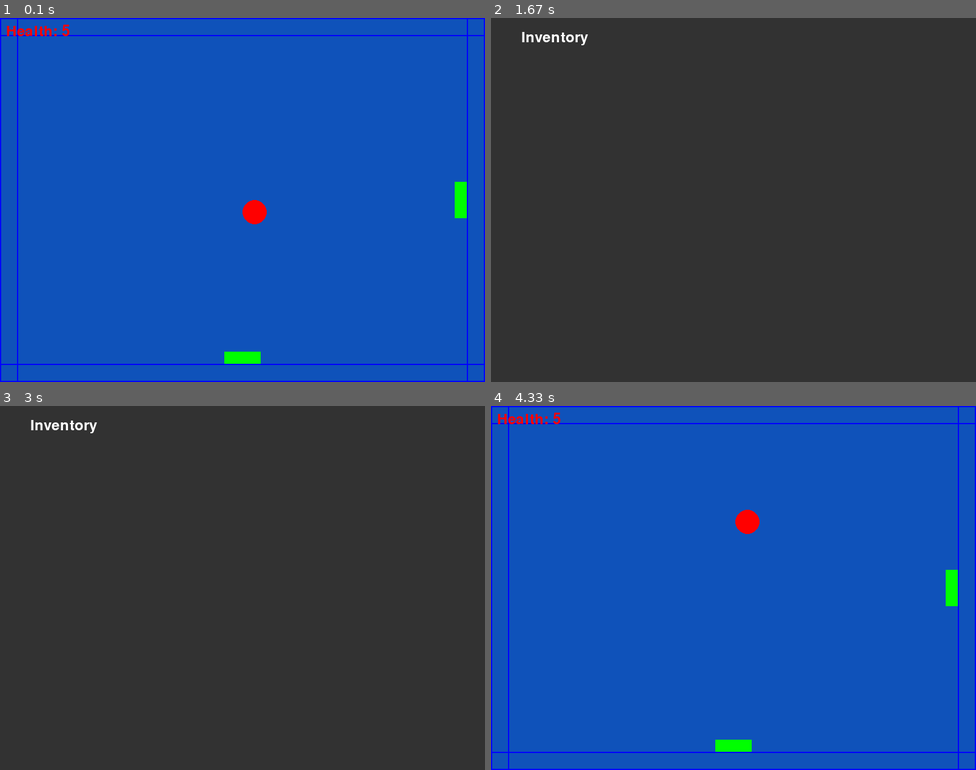
Above: before the commit, frames 1-4 (two rows, left to right).
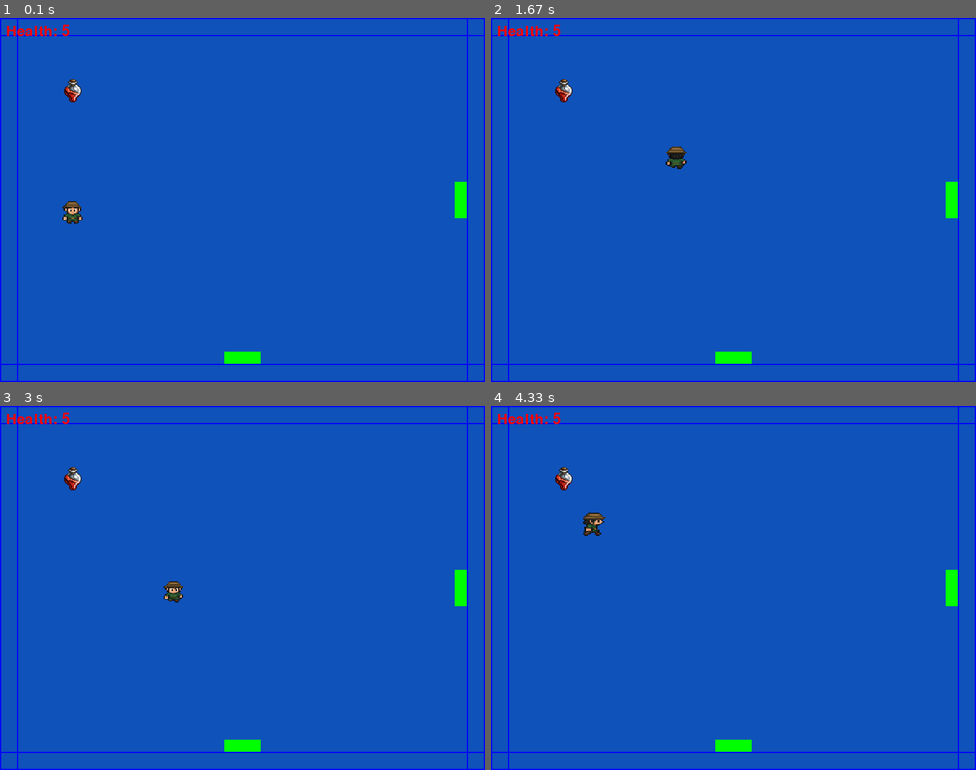
Above: after the commit, the same moments.

Repository: zm-coder-gamer/Haunted-mansion-game
Game: pygame game, started from game with zombies and inv.py
Same seed, same stepped clock (60 frames per second), same inputs: the game is played once before the commit and once after it.
Inputs:
- Up to frame 1 (0.1 s): no input
- Up to frame 2 (1.67 s): hold I 0.33-0.8 s; hold D 0.33-0.8 s; hold D 0.83-1.3 s; hold W 1.33-1.63 s
- Up to frame 3 (3 s): hold D 1.67-2.13 s; hold A 2.17-2.7 s; hold S from 2.73 s (still down)
- Up to frame 4 (4.33 s): release S at 3.03 s; hold A 3.07-3.47 s; hold I 3.5-3.87 s; hold W 3.5-3.87 s; hold W 3.9-4.27 s; hold D from 4.3 s (still down)

The runs differ from the first frame. In frame 1, 0.6% of the frame differs, in the area x 12-55%, y 16-57%; in frame 2, 100%; in frame 3, 100%, in the area x 0-100%, y 0-100%; in frame 4, 0.6%.

Commit message:
Adds inventory support, character model and walk cycle, locked rooms and keys, health potions.

Diff:
--- a/game with zombies and inv.py
+++ b/game with zombies and inv.py
@@ -24,16 +24,21 @@
     "Bathroom": pygame.transform.scale(pygame.image.load("images/Bathroom.png"), (SCREEN_WIDTH, SCREEN_HEIGHT)),
     "Ballroom": pygame.transform.scale(pygame.image.load("images/Ballroom.png"), (SCREEN_WIDTH, SCREEN_HEIGHT)),
     "Gallery": pygame.transform.scale(pygame.image.load("images/Gallery.png"), (SCREEN_WIDTH, SCREEN_HEIGHT)),
-    "Servants' Quarters": pygame.transform.scale(pygame.image.load("images/Servants Quarters.png"), (SCREEN_WIDTH, SCREEN_HEIGHT)),
+    "Servants Quarters": pygame.transform.scale(pygame.image.load("images/Servants Quarters.png"), (SCREEN_WIDTH, SCREEN_HEIGHT)),
     "Wine Cellar": pygame.transform.scale(pygame.image.load("images/Wine Cellar.png"), (SCREEN_WIDTH, SCREEN_HEIGHT)),
     "Basement Storage": pygame.transform.scale(pygame.image.load("images/Basement Storage.png"), (SCREEN_WIDTH, SCREEN_HEIGHT)),
     "Attic": pygame.transform.scale(pygame.image.load("images/Attic.png"), (SCREEN_WIDTH, SCREEN_HEIGHT)),
     "Secret Passage": pygame.transform.scale(pygame.image.load("images/Secret Passage.png"), (SCREEN_WIDTH, SCREEN_HEIGHT)),
     "Torture Chamber": pygame.transform.scale(pygame.image.load("images/Torture Chamber.png"), (SCREEN_WIDTH, SCREEN_HEIGHT)),
     "Garden Courtyard": pygame.transform.scale(pygame.image.load("images/Garden Courtyard.png"), (SCREEN_WIDTH, SCREEN_HEIGHT)),
-    "Exit Gate": pygame.transform.scale(pygame.image.load("images/Exit Gate.png"), (SCREEN_WIDTH, SCREEN_HEIGHT))
-}
-
+    "Exit Gate": pygame.transform.scale(pygame.image.load("images/Exit Gate.png"), (SCREEN_WIDTH, SCREEN_HEIGHT)),
+    "Inventory": pygame.transform.scale(pygame.image.load("images/Inventory.png"), (SCREEN_WIDTH, SCREEN_HEIGHT))
+}
+current_room = "Grand Entrance"
+previous_room = None  # Tracks the last room before Inventory
+last_inventory_toggle = 0  # Tracks last time inventory was toggled
+inventory_cooldown = 300  # milliseconds
+# Room dictionaries, values are stored as tuples
 room_exits = {
     "Grand Entrance": {"south": "Library", "east": "Main Hallway"},
     "Main Hallway": {"west": "Grand Entrance", "east": "Dining Room", "south": "Study"},
@@ -42,25 +47,21 @@
     "Pantry": {"west": "Kitchen", "south": "Bathroom"},
     "Library": {"north": "Grand Entrance", "south": "Ballroom", "east": "Study"},
     "Study": {"north": "Main Hallway", "south": "Gallery", "west": "Library", "east": "Guest Bedroom"},
-    "Guest Bedroom": {"north": "Dining Room", "south": "Servants' Quarters", "west": "Study", "east": "Master Bedroom"},
+    "Guest Bedroom": {"north": "Dining Room", "south": "Servants Quarters", "west": "Study", "east": "Master Bedroom"},
     "Master Bedroom": {"north": "Kitchen", "south": "Wine Cellar", "west": "Guest Bedroom", "east": "Bathroom"},
     "Bathroom": {"north": "Pantry", "south": "Basement Storage", "west": "Master Bedroom"},
     "Ballroom": {"north": "Library", "south": "Attic", "east": "Gallery"},
-    "Gallery": {"north": "Study", "south": "Secret Passage", "west": "Ballroom", "east": "Servants' Quarters"},
-    "Servants' Quarters": {"north": "Guest Bedroom", "south": "Torture Chamber", "west": "Gallery", "east": "Wine Cellar"},
-    "Wine Cellar": {"north": "Master Bedroom", "south": "Garden Courtyard", "west": "Servants' Quarters", "east": "Basement Storage"},
-    "Basement Storage": {"north": "Bathroom", "south": "Exit Gate", "west": "Wine Cellar"},
+    "Gallery": {"north": "Study", "south": "Secret Passage", "west": "Ballroom", "east": "Servants Quarters"},
+    "Servants Quarters": {"north": "Guest Bedroom", "south": "Torture Chamber", "west": "Gallery", "east": "Wine Cellar"},
+    "Wine Cellar": {"north": "Master Bedroom", "west": "Servants Quarters", "east": "Basement Storage"},
+    "Basement Storage": {"north": "Bathroom", "west": "Wine Cellar"},
     "Attic": {"north": "Ballroom", "east": "Secret Passage"},
     "Secret Passage": {"north": "Gallery", "west": "Attic", "east": "Torture Chamber"},
-    "Torture Chamber": {"north": "Servants' Quarters", "west": "Secret Passage", "east": "Garden Courtyard"},
-    "Garden Courtyard": {"north": "Wine Cellar", "west": "Torture Chamber", "east": "Exit Gate"},
-    "Exit Gate": {"north": "Basement Storage", "west": "Garden Courtyard"}
-}
-
-# Player setup
-player = pygame.Rect(400, 300, 40, 40)
-player_speed = 3
-health = 5
+    "Torture Chamber": {"north": "Servants Quarters", "west": "Secret Passage", "east": "Garden Courtyard"},
+    "Garden Courtyard": {"west": "Torture Chamber", "east": "Exit Gate"},
+    "Exit Gate": {"west": "Garden Courtyard"},
+    "Inventory": {}
+}
 
 # Doors setup
 doors = {}
@@ -87,7 +88,7 @@
 ]
 
 # Enemy setup
-enemy_rooms = ["Main Hallway", "Ballroom", "Torture Chamber", "Servants' Quarters", "Basement Storage", "Kitchen"]
+enemy_rooms = ["Main Hallway", "Ballroom", "Torture Chamber", "Servants Quarters", "Basement Storage", "Kitchen"]
 enemies = {}
 enemy_speed = 2.9
 room_entry_time = None
@@ -97,152 +98,308 @@
         pygame.Rect(420, 290, 30, 30)
     ]
 
-def add_to_inventory(item_name):
-    if item_name in inventory:
-        inventory[item_name] += 1
-    else:
-        inventory[item_name] = 1
-
-inventory = {}
-
-# Example items that spawn in specific rooms
-room_items = {
-    "Main Hallway": [("health_potion", 300, 400)],
-    "Ballroom": [("ammo", 500, 350)]
-}
-
-item_images = {
-    "health_potion": pygame.image.load("health_potion.png"),
-    "ammo": pygame.image.load("ammo.png")
-}
-
-# Function to draw inventory screen
-def draw_inventory():
-    screen.fill((50, 50, 50))  # Dark background
-    font = pygame.font.Font(None, 36)
-    y_offset = 50
-
-    screen.blit(font.render("Inventory", True, (255, 255, 255)), (50, 20))
-
-    for index, (item, count) in enumerate(inventory.items()):
-        screen.blit(item_images[item], (50, y_offset))  # Draw item image
-        text = font.render(f"x{count}", True, (255, 255, 255))
-        screen.blit(text, (100, y_offset + 10))  # Draw item count
-        y_offset += 80  # Move down for next item
-
-    pygame.display.flip()
+# Load item images
+health_potion_img = pygame.image.load("images/health_potion.png")
+health_potion_img = pygame.transform.scale(health_potion_img, (40, 40))
+key_img = pygame.image.load("images/key.png")
+key_img = pygame.transform.scale(key_img, (40, 40))
+
+# Load player images
+player_images = {
+    "front": [
+        pygame.image.load("images/player_front.png"),
+        pygame.image.load("images/front_walk1.png"),
+        pygame.image.load("images/front_walk2.png")
+    ],
+    "back": [
+        pygame.image.load("images/player_back.png"),
+        pygame.image.load("images/back_walk1.png"),
+        pygame.image.load("images/back_walk2.png")
+    ],
+    "left": [
+        pygame.image.load("images/player_left.png"),
+        pygame.image.load("images/left_walk1.png"),
+        pygame.image.load("images/left_walk2.png")
+    ],
+    "right": [
+        pygame.image.load("images/player_right.png"),
+        pygame.image.load("images/right_walk1.png"),
+        pygame.image.load("images/right_walk2.png")
+    ]
+}
+
+# Scale all player images
+for direction in player_images:
+    for i in range(len(player_images[direction])):
+        player_images[direction][i] = pygame.transform.scale(player_images[direction][i], (40, 40))
+
 
 current_room = "Grand Entrance"
+previous_room = None
+last_inventory_toggle = 0
+inventory_cooldown = 300
+
+# Inventory setup
+inventory = []
+max_inventory_slots = 20
+inventory_cursor = pygame.Rect(10, 10, 40, 40)
+cursor_speed = 5
+
+# Items in rooms
+items_in_rooms = {
+    "Grand Entrance": [(pygame.Rect(100, 100, 30, 30), "health_potion")],
+    "Master Bedroom": [(pygame.Rect(500, 400, 30, 30), "health_potion")],
+    "Guest Bedroom": [(pygame.Rect(120, 120, 30, 30), "key")],
+    "Servants Quarters": [(pygame.Rect(450, 450, 30, 30), "key")]
+}
+
+
+# Load item images
+health_potion_img = pygame.image.load("images/health_potion.png")
+health_potion_img = pygame.transform.scale(health_potion_img, (40, 40))
+key_img = pygame.image.load("images/key.png")
+key_img = pygame.transform.scale(key_img, (40, 40))
+
+# Player setup
+player = pygame.Rect(100, 300, 40, 40)
+player_speed = 5
+health = 5
+
+# Animation state
+player_facing = "front"
+player_frame = 0
+player_anim_timer = 0
+player_anim_delay = 200  # milliseconds
+
+# Inventory setup
+inventory = []
+max_inventory_slots = 20
+inventory_cursor = pygame.Rect(10, 10, 40, 40)
+cursor_speed = 5
+
+# Items in rooms
+items_in_rooms = {
+    "Grand Entrance": [(pygame.Rect(100, 100, 30, 30), "health_potion")],
+    "Master Bedroom": [(pygame.Rect(500, 400, 30, 30), "health_potion")],
+    "Guest Bedroom": [(pygame.Rect(120, 120, 30, 30), "key")],
+    "Torture Chamber": [(pygame.Rect(450, 450, 30, 30), "key")]
+}
+
+# Locked doors setup
+locked_doors = {
+    ("Ballroom", "south"): True,  # The south door in Ballroom is locked
+    ("Gallery", "south"): True    # Locked from outside until accessed from Secret Passage
+}
+
+# Doors setup with lock state
+for room, door_list in doors.items():
+    for i, (direction, rect) in enumerate(door_list):
+        if (room, direction) in locked_doors and locked_doors[(room, direction)]:
+            door_list[i] = (direction, rect, True)  # locked
+        else:
+            door_list[i] = (direction, rect, False)  # unlocked
+
 running = True
-inventory_open = False
 clock = pygame.time.Clock()
 
 # Main game loop
 while running:
-    screen.blit(rooms[current_room], (0, 0))
-    pygame.draw.ellipse(screen, (255, 0, 0), player)
-
-    # Draw doors
-    for direction, door in doors[current_room]:
-        pygame.draw.rect(screen, (0, 255, 0), door)
-
-    # Draw walls
-    for wall in room_bounds:
-        pygame.draw.rect(screen, (0, 0, 255), wall, 2)
-
-    # Draw health
-    font = pygame.font.SysFont(None, 36)
-    health_text = font.render(f"Health: {health}", True, (255, 0, 0))
-    screen.blit(health_text, (10, 10))
-
-    # Draw enemies
-    if current_room in enemy_rooms:
-        if room_entry_time and time.time() - room_entry_time >= 1:
-            for enemy in enemies[current_room]:
-                # Move towards player
-                dx, dy = player.x - enemy.x, player.y - enemy.y
-                dist = max((dx ** 2 + dy ** 2) ** 0.5, 1)
-                enemy.x += enemy_speed * dx / dist
-                enemy.y += enemy_speed * dy / dist
-
-                # Check collision
-                if player.colliderect(enemy):
-                    health -= 1
-                    # Push player back slightly
-                    player.x -= 50
-                    player.y -= 50
-                    if health <= 0:
-                        print("You Died!")
-                        running = False
-
-
-        for enemy in enemies[current_room]:
-            pygame.draw.ellipse(screen, (0, 255, 0), enemy)
-
-    pygame.display.flip()
+    current_time = pygame.time.get_ticks()
 
     for event in pygame.event.get():
         if event.type == pygame.QUIT:
             running = False
 
-        if event.type == pygame.KEYDOWN:
-            if event.key == pygame.K_i:
-                inventory_open = not inventory_open  # Toggle inventory
-
-    if inventory_open:
-        draw_inventory()
-        pygame.time.delay(100)  # Slight pause to avoid rapid toggling
-        continue  # Skip game logic when inventory is open
+    screen.blit(rooms[current_room], (0, 0))
+
+    if current_room == "Inventory":
+        slot_size = 60
+        padding = 10
+        columns = SCREEN_WIDTH // (slot_size + padding)
+        slot_rects = []
+
+        for i in range(max_inventory_slots):
+            row = i // columns
+            col = i % columns
+            slot_rect = pygame.Rect(col * (slot_size + padding) + padding, row * (slot_size + padding) + padding, slot_size, slot_size)
+            slot_rects.append(slot_rect)
+            pygame.draw.rect(screen, (100, 100, 100), slot_rect)
+            if i < len(inventory):
+                if inventory[i] == "health_potion":
+                    screen.blit(health_potion_img, slot_rect.topleft)
+                elif inventory[i] == "key":
+                    screen.blit(key_img, slot_rect.topleft)
+
+        pygame.draw.ellipse(screen, (255, 0, 0), inventory_cursor)
+
+        keys = pygame.key.get_pressed()
+        if keys[pygame.K_a]:
+            inventory_cursor.x -= cursor_speed
+        if keys[pygame.K_d]:
+            inventory_cursor.x += cursor_speed
+        if keys[pygame.K_w]:
+            inventory_cursor.y -= cursor_speed
+        if keys[pygame.K_s]:
+            inventory_cursor.y += cursor_speed
+
+        if keys[pygame.K_e]:
+            for i, rect in enumerate(slot_rects[:len(inventory)]):
+                if inventory_cursor.colliderect(rect):
+                    if inventory[i] == "health_potion":
+                        health = min(health + 1, 5)
+                        print("Used health potion")
+                        inventory.pop(i)
+                        break
+
+    else:
+        # Draw player image based on direction and animation
+        frame_list = player_images[player_facing]
+        frame = frame_list[0] if player_anim_timer == 0 else frame_list[(player_frame % 2) + 1]
+        screen.blit(frame, (player.x, player.y))
+
+        # Draw doors with locked color
+        for direction, door_rect, is_locked in doors[current_room]:
+            color = (128, 0, 128) if is_locked else (0, 255, 0)
+            pygame.draw.rect(screen, color, door_rect)
+
+        for wall in room_bounds:
+            pygame.draw.rect(screen, (0, 0, 255), wall, 2)
+
+        for wall in room_bounds:
+            pygame.draw.rect(screen, (0, 0, 255), wall, 2)
+
+        font = pygame.font.SysFont(None, 36)
+        health_text = font.render(f"Health: {health}", True, (255, 0, 0))
+        screen.blit(health_text, (10, 10))
+
+        # item pickup system to handle multiple types
+        if current_room in items_in_rooms:
+            for item_rect, item_type in items_in_rooms[current_room][:]:
+                if item_type == "health_potion":
+                    screen.blit(health_potion_img, item_rect.topleft)
+                elif item_type == "key":
+                    screen.blit(key_img, item_rect.topleft)
+
+                if player.colliderect(item_rect) and len(inventory) < max_inventory_slots:
+                    inventory.append(item_type)
+                    items_in_rooms[current_room].remove((item_rect, item_type))
+
+        if current_room in enemy_rooms:
+            if room_entry_time and time.time() - room_entry_time >= 0.15:
+                for enemy in enemies[current_room]:
+                    dx, dy = player.x - enemy.x, player.y - enemy.y
+                    dist = max((dx ** 2 + dy ** 2) ** 0.5, 1)
+                    enemy.x += enemy_speed * dx / dist
+                    enemy.y += enemy_speed * dy / dist
+
+                    if player.colliderect(enemy):
+                        health -= 1
+                        player.x -= 50
+                        player.y -= 50
+                        if health <= 0:
+                            print("You Died!")
+                            running = False
+
+            for enemy in enemies[current_room]:
+                pygame.draw.ellipse(screen, (0, 255, 0), enemy)
+
+    pygame.display.flip()
+
+    for event in pygame.event.get():
+        if event.type == pygame.QUIT:
+            running = False
 
     keys = pygame.key.get_pressed()
     new_x, new_y = player.x, player.y
-
-    if keys[pygame.K_a]:
-        new_x -= player_speed
-    if keys[pygame.K_d]:
-        new_x += player_speed
-    if keys[pygame.K_w]:
-        new_y -= player_speed
-    if keys[pygame.K_s]:
-        new_y += player_speed
-
-    temp_rect = pygame.Rect(new_x, new_y, player.width, player.height)
-    for wall in room_bounds:
-        if temp_rect.colliderect(wall):
-            break
-    else:
-        player.x, player.y = new_x, new_y
-
-    # Room Transition
-    for direction, door in doors[current_room]:
-        if player.colliderect(door) and keys[pygame.K_o]:
-            next_room = room_exits[current_room][direction]
-            current_room = next_room
+    moved = False
+
+    if current_room != "Inventory":
+        if keys[pygame.K_a]:
+            new_x -= player_speed
+            player_facing = "left"
+            moved = True
+        if keys[pygame.K_d]:
+            new_x += player_speed
+            player_facing = "right"
+            moved = True
+        if keys[pygame.K_w]:
+            new_y -= player_speed
+            player_facing = "back"
+            moved = True
+        if keys[pygame.K_s]:
+            new_y += player_speed
+            player_facing = "front"
+            moved = True
+
+        temp_rect = pygame.Rect(new_x, new_y, player.width, player.height)
+        for wall in room_bounds:
+            if temp_rect.colliderect(wall): break
+        else:
+            player.x, player.y = new_x, new_y
+
+        if moved:
+            if current_time - player_anim_timer > player_anim_delay:
+                player_frame += 1
+                player_anim_timer = current_time
+        else:
+            player_frame = 0  # reset to standing still
+
+        temp_rect = pygame.Rect(new_x, new_y, player.width, player.height)
+        for wall in room_bounds:
+            if temp_rect.colliderect(wall): break
+        else:
+            player.x, player.y = new_x, new_y
+
+        for i, (direction, door_rect, is_locked) in enumerate(doors[current_room]):
+            if player.colliderect(door_rect) and keys[pygame.K_o]:
+                if is_locked:
+                    if (current_room, direction) == ("Gallery", "south"):
+                        print("This door is locked from the other side.")
+                        break
+                    elif "key" in inventory:
+                        inventory.remove("key")
+                        doors[current_room][i] = (direction, door_rect, False)
+                        locked_doors[(current_room, direction)] = False
+                        print("Unlocked door with key")
+                    else:
+                        print("This door is locked. You need a key.")
+                    break
+                else:
+                    next_room = room_exits[current_room][direction]
+                    # Special unlock: if entering Secret Passage from the north, unlock Gallery's south door
+                    if current_room == "Secret Passage" and direction == "north":
+                        if ("Gallery", "south") in locked_doors:
+                            locked_doors[("Gallery", "south")] = False
+                            for j, (d, r, locked) in enumerate(doors["Gallery"]):
+                                if d == "south":
+                                    doors["Gallery"][j] = (d, r, False)
+                            print("Unlocked Gallery's south door from inside")
+
+                    current_room = next_room
+                    room_entry_time = time.time() if current_room in enemy_rooms else None
+                    if direction == "north":
+                        player.x, player.y = 400, 500
+                    elif direction == "south":
+                        player.x, player.y = 400, 100
+                    elif direction == "west":
+                        player.x, player.y = 700, 300
+                    elif direction == "east":
+                        player.x, player.y = 100, 300
+                    break
+
+    if keys[pygame.K_i] and current_time - last_inventory_toggle > inventory_cooldown:
+        last_inventory_toggle = current_time
+        if current_room != "Inventory":
+            previous_room = current_room
+            current_room = "Inventory"
+            inventory_cursor.topleft = (375, 300)
+            print("Opened Inventory")
+        elif current_room == "Inventory" and previous_room:
+            current_room = previous_room
+            print(f"Returned to {current_room}")
+            previous_room = None
             room_entry_time = time.time() if current_room in enemy_rooms else None
 
-            # Seamless entry
-            if direction == "north":
-                player.x, player.y = 400, 500
-            elif direction == "south":
-                player.x, player.y = 400, 100
-            elif direction == "west":
-                player.x, player.y = 700, 300
-            elif direction == "east":
-                player.x, player.y = 100, 300
-            break
-
-    if current_room in room_items:
-        for item in room_items[current_room]:
-            item_name, item_x, item_y = item
-            item_rect = pygame.Rect(item_x, item_y, 30, 30)
-            pygame.draw.rect(screen, (255, 255, 0), item_rect)  # Draw item (temporary)
-
-            if player.colliderect(item_rect):  # If player touches item
-                add_to_inventory(item_name)
-                room_items[current_room].remove(item)  # Remove from world
-
-    pygame.display.flip()
-    # Limit FPS
     clock.tick(60)
 
 pygame.quit()
Binary file added: images/Inventory.png
Binary file changed: images/Secret Passage.png
Binary file added: images/ammo.png
Binary file added: images/back_walk1.png
Binary file added: images/back_walk2.png
Binary file added: images/front_walk1.png
Binary file added: images/front_walk2.png
Binary file added: images/health_potion.png
Binary file added: images/key.png
Binary file added: images/left_walk1.png
Binary file added: images/left_walk2.png
Binary file added: images/player_back.png
(and 5 more such lines)
